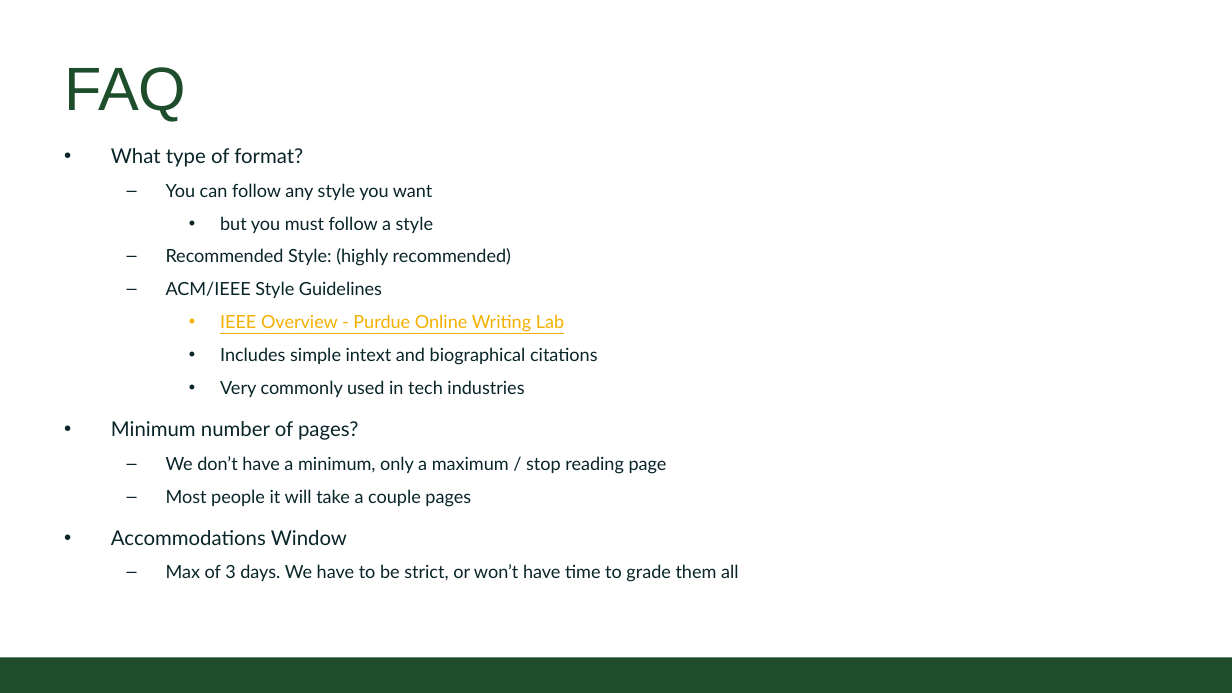
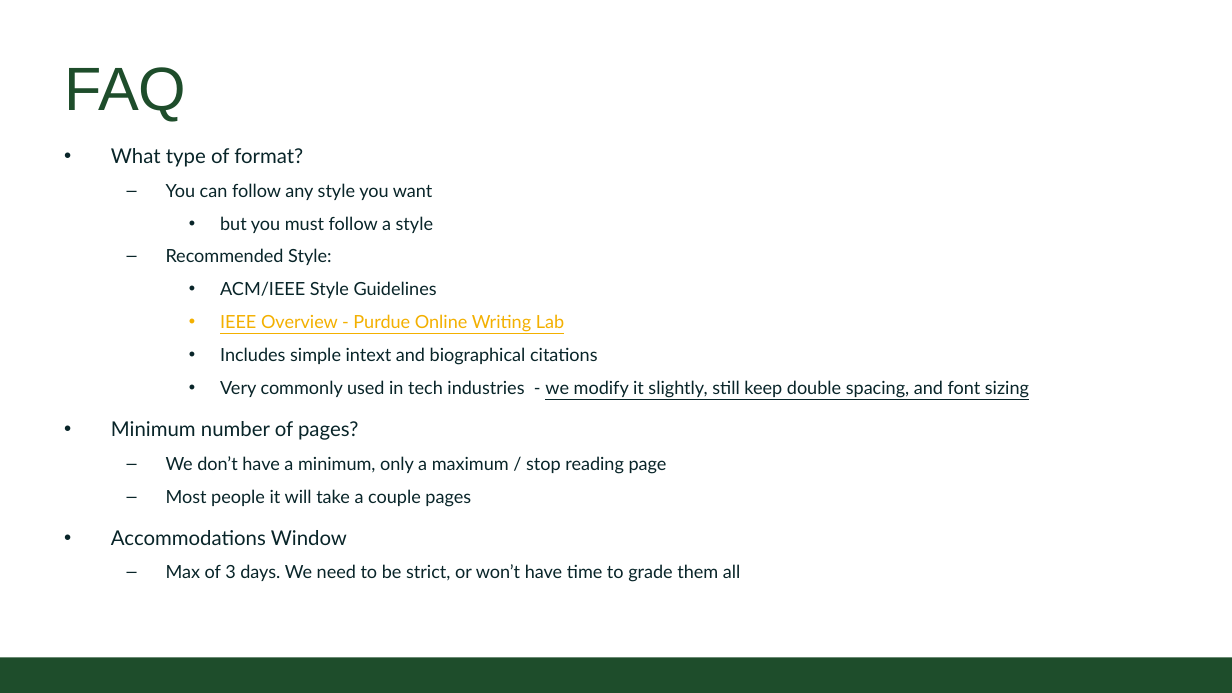
Before and after one commit to CSU-CS150B/handouts, a slide deck: slide 8 of Slides/On-Campus/03_Paper_Review.pptx (slide 7 before the commit). Drawn at 1232x693 pixels with LibreOffice and Linux fonts; fonts in the diff are those of the drawing; background and template pictures are left out. Boxes give left, top, right and bottom in pixels: in the first picture for what was removed or moved away, otherwise in the second. Text is boxed around its words. In the diff, an @@ line names an element or a change of style, - is before the commit and + after.

```diff
--- a/Slides/On-Campus/03_Paper_Review.pptx
+++ b/Slides/On-Campus/03_Paper_Review.pptx
@@ text at <box>166,248,332,265</box>: text changed @@
-  – Recommended Style: (highly recommended)
+  – Recommended Style:
@@ text at <box>220,281,437,298</box>: bullet – to •; list level 2 to 3 in "ACM/IEEE Style Guidelines" @@
@@ text at <box>220,380,1029,398</box>: text changed @@
-    • Very commonly used in tech industries
+    • Very commonly used in tech industries - we modify it slightly, still keep double spacing, and font sizing
@@ text at <box>166,564,741,582</box>: text changed @@
-  – Max of 3 days. We have to be strict, or won’t have time to grade them all
+  – Max of 3 days. We need to be strict, or won’t have time to grade them all
```
Also in this commit, not shown: 6 other slides changed, 2 slides added, 1 slide removed.
